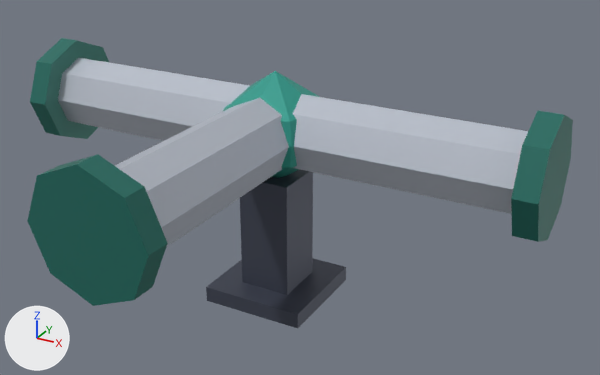
Two versions of the glTF model assets/managed-models/factory-floor/pipe-tee/pipe-tee.glb, one commit apart.
Camera for both pictures: a camera (50 mm lens) standing at (0.724, -1.226, 0.844) and looking at (0.106, -0.102, 0.282). Every picture has the same lights, and +X, +Y and +Z are marked at lower left. The first picture is the older version. Vertices at exactly the same position are counted once.

Names of what the first picture shows: 'pipe-tee'.
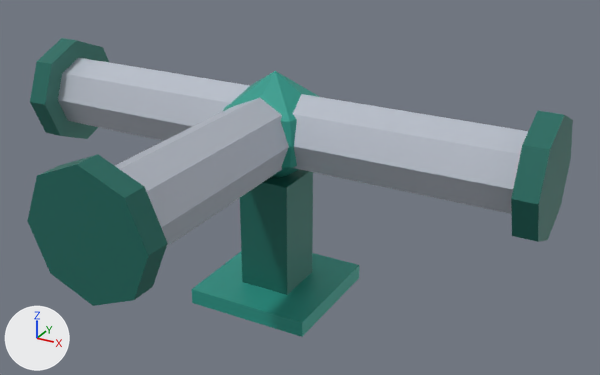
Pixel boxes (x1, y1, x2, y2) of what changed, in the pictures (600 x 375 px; the box of a moved part takes in the faces that stretch with it):
```json
{"object": "pipe-tee", "change": "reshaped, surface changed", "before": [27, 38, 573, 328], "after": [27, 38, 573, 337]}
{"part": 1, "of": "me_pipe_tee", "change": "moved or reshaped", "before": [206, 258, 346, 328], "after": [192, 252, 359, 337]}
{"part": 2, "of": "me_pipe_tee", "change": "moved or reshaped", "before": [240, 172, 313, 295], "after": [240, 172, 313, 295]}
{"part": 3, "of": "me_pipe_tee", "change": "surface changed", "before": [206, 170, 346, 328], "after": [192, 170, 359, 337]}
```

Scene script edits in JSON lines:
```json
{"block": "me_pipe_tee", "where": "# used by ob_pipe_tee; location = (0.0, 0.0, 0.0)"}
{"block": "me_pipe_tee", "where": "# before: 106 (-0.05, -0.05, 0.0), 107 (0.05, -0.05, 0.0), 108 (0.05, 0.05, 0.0), 109 (-0.05, 0.05, 0.0)"}
{"op": "remove", "block": "me_pipe_tee", "code": "me_pipe_tee.from_pydata(...)  # 122 vertices, 212 faces; spans x -0.5..0.5, y -0.5..0.105, z 0.0..0.445"}
{"op": "add", "block": "me_pipe_tee", "code": "me_pipe_tee.from_pydata(...)  # 122 vertices, 212 faces; spans x -0.5..0.5, y -0.5..0.12, z 0.0..0.445"}
{"block": "me_pipe_tee", "change": "me_pipe_tee part 1: the loose piece of 8 vertices spanning x -0.1..0.1, y -0.1..0.1, z 0.0..0.03 is scaled about its middle by (1.2, 1.2, 1)"}
{"block": "me_pipe_tee", "change": "me_pipe_tee part 2"}
{"op": "add", "block": "me_pipe_tee", "code": "for i in [*range(106, 110)]: me_pipe_tee.vertices[i].co += Vector((0.0, 0.0, 0.03))"}
{"block": "me_pipe_tee", "change": "me_pipe_tee part 3: texture (UV) coordinates of 24 of 212 faces, centred in x -0.1..0.1, y -0.1..0.1, z 0.0..0.25, changed; they spanned u 0.31..0.31, v 0.83..0.83 and now span u 0.31..0.44, v 0.5..0.5"}
```
